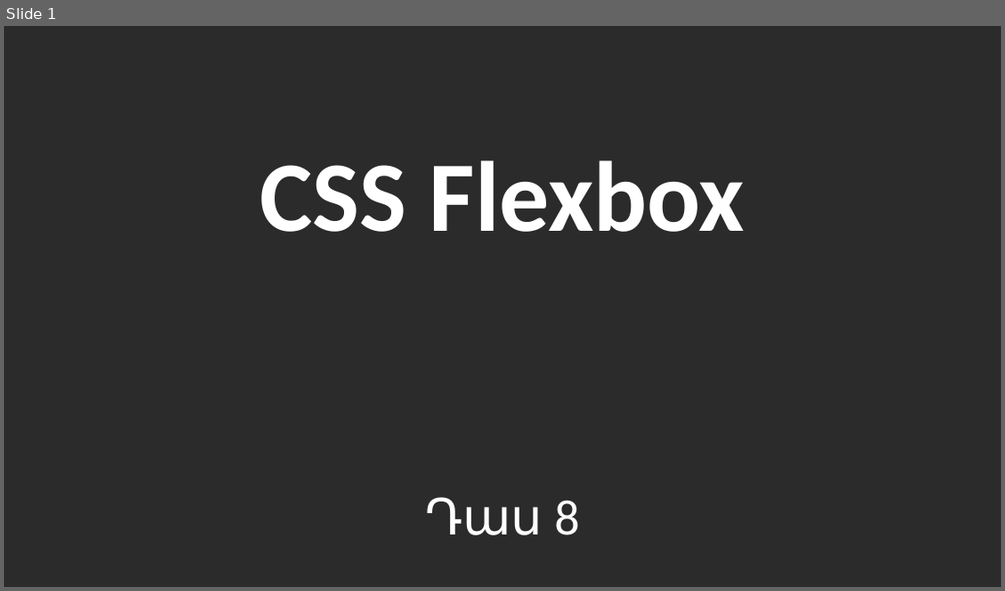
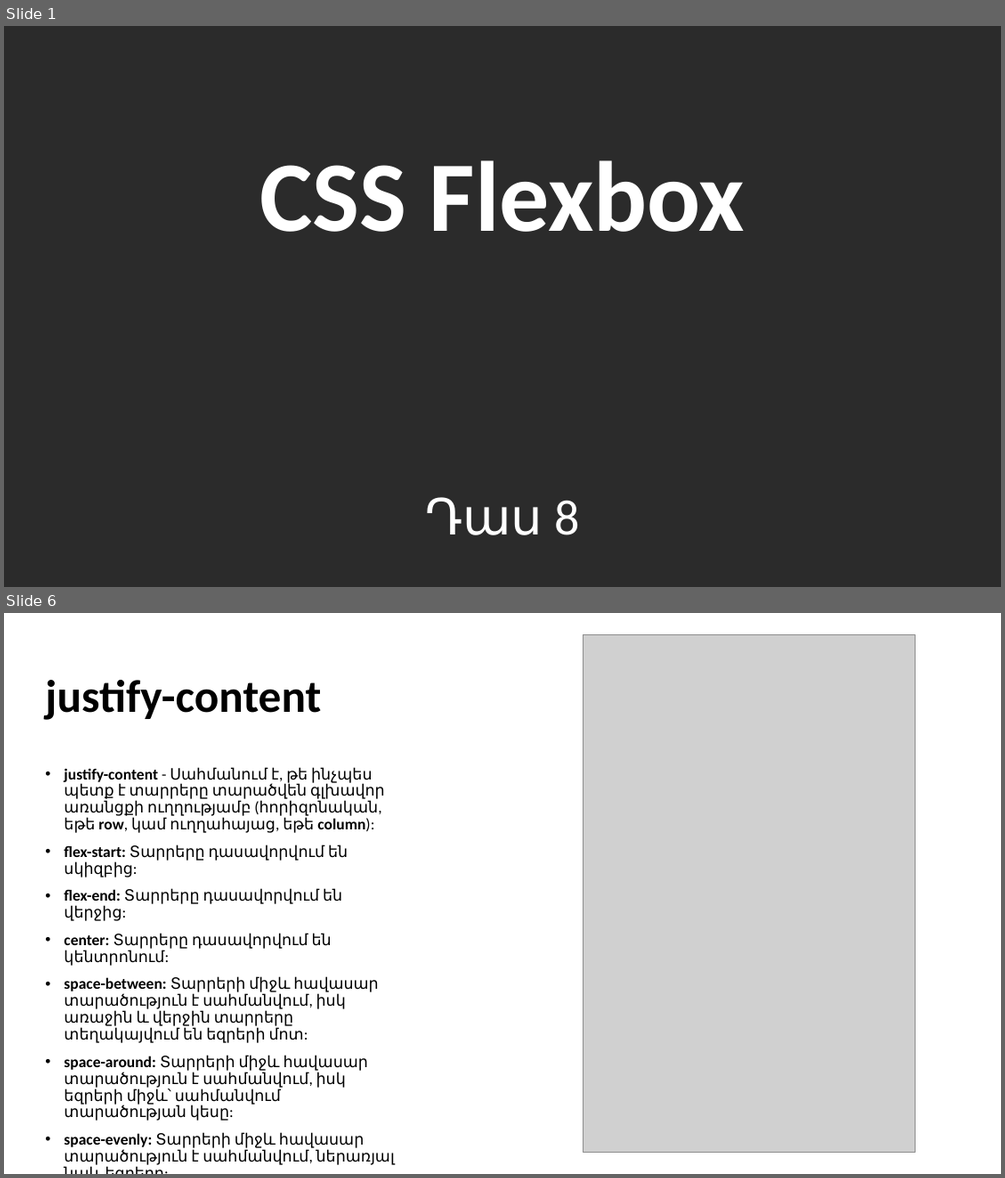
Before and after one commit to blackrainbowtest/BeeOnCode, a slide deck: HTML/08-CSS Flexbox.pptx. Shown one above the other, each under a label of ours: slide 1 before the commit, slides 1 and 6 after it; the slides between them are not shown. The pictures are 1005x591 and 1005x1178 pixels, drawn with LibreOffice and Linux fonts; fonts in the diff are those of the drawing; grey boxes stand for pictures; background and template pictures are left out; a plain dark background stands for a picture behind light text. Boxes give left, top, right and bottom in pixels: in the first picture for what was removed or moved away, otherwise in the second. Text is boxed around its words. In the diff, an @@ line names an element or a change of style, - is before the commit and + after.

```diff
--- a/HTML/08-CSS Flexbox.pptx
+++ b/HTML/08-CSS Flexbox.pptx
@@ slide 6 added at [4, 613, 1001, 1174], background picture (left out) @@
@@ picture added at [582, 634, 914, 1152] @@
@@ title added at [45, 680, 321, 720], 44 pt, text #000000, bold @@
+justify-content
@@ text added at [64, 767, 385, 1148], 15 pt, text #000000 @@
+• justify-content - Սահմանում է, թե ինչպես պետք է տարրերը տարածվեն գլխավոր առանցքի ուղղությամբ (հորիզոնական, եթե row, կամ ուղղահայաց, եթե column):
+• flex-start: Տարրերը դասավորվում են սկիզբից:
+• flex-end: Տարրերը դասավորվում են վերջից:
+• center: Տարրերը դասավորվում են կենտրոնում:
+• space-between: Տարրերի միջև հավասար տարածություն է սահմանվում, իսկ առաջին և վերջին տարրերը տեղակայվում են եզրերի մոտ:
+• space-around: Տարրերի միջև հավասար տարածություն է սահմանվում, իսկ եզրերի միջև՝ սահմանվում տարածության կեսը:
+• space-evenly: Տարրերի միջև հավասար տարածություն է սահմանվում, ներառյալ նաև եզրերը:
```
Also in this commit, not shown: 1 slide changed, 10 other slides added, 27 other files.
